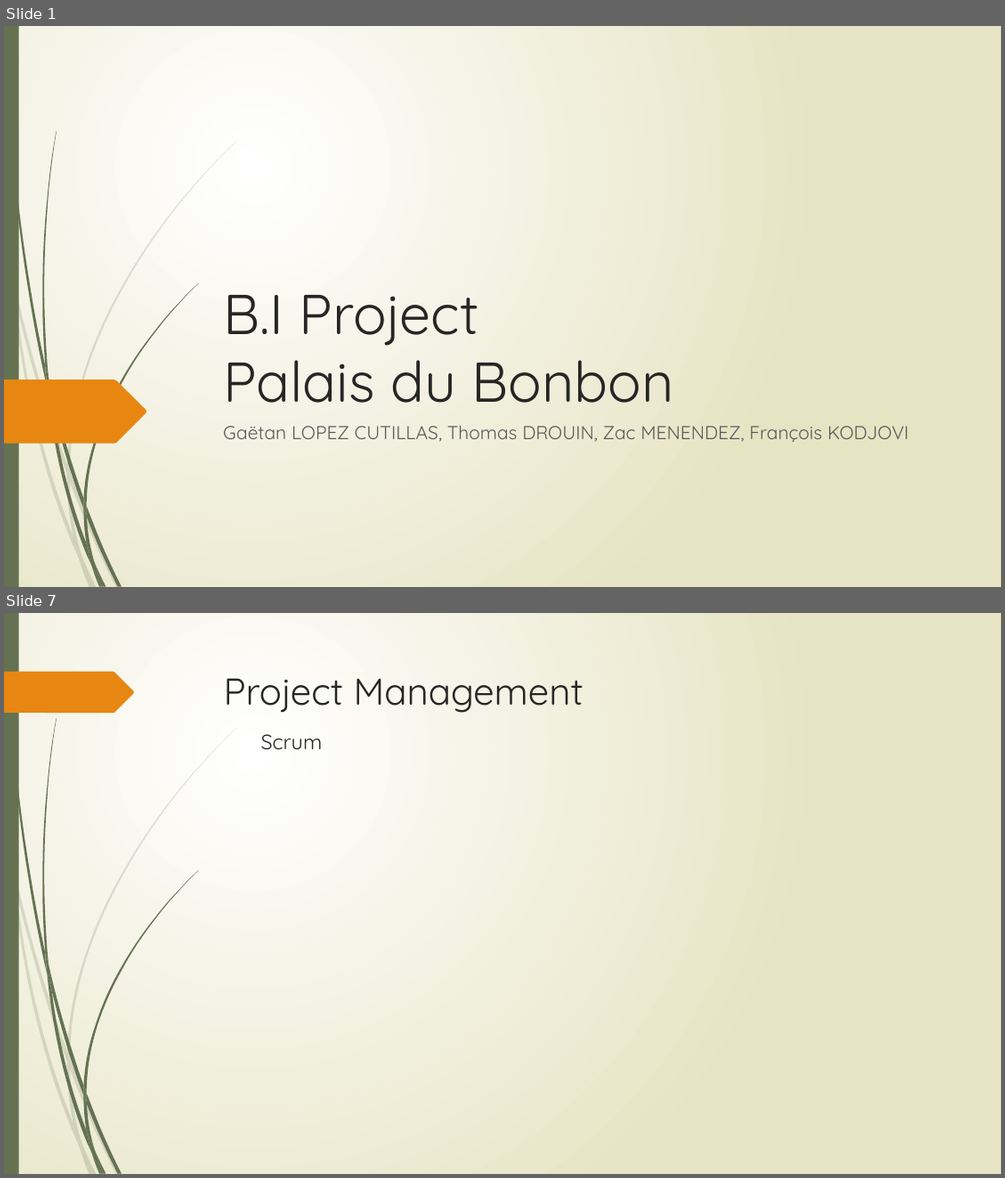
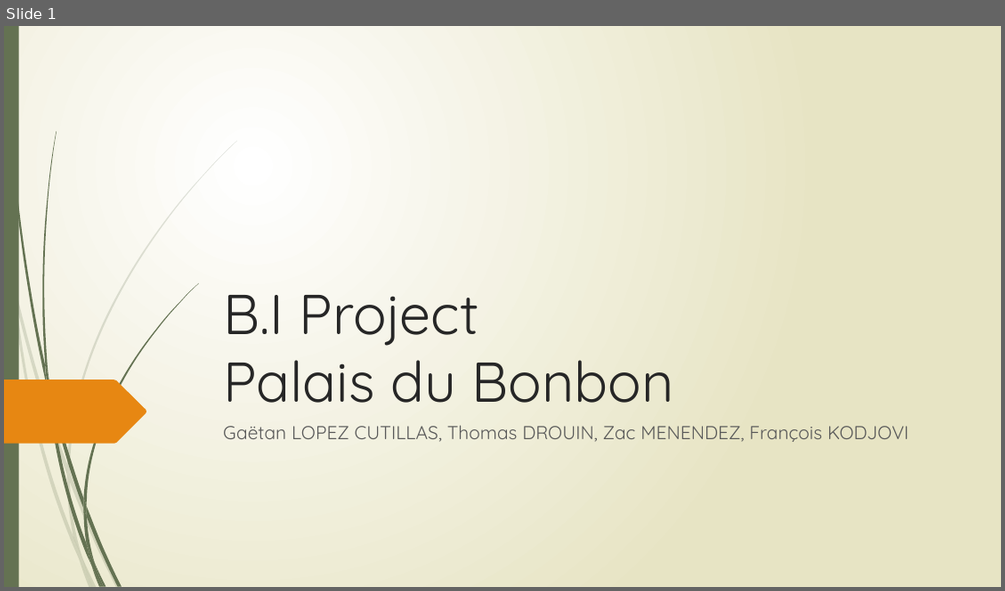
Before and after one commit to Gaetan90/ProjetBI, a slide deck: Projet BI.pptx. Shown one above the other, each under a label of ours: slides 1 and 7 before the commit, slide 1 after it; the slides between them are not shown. The pictures are 1005x1178 and 1005x591 pixels, drawn with LibreOffice and Linux fonts; fonts in the diff are those of the drawing. Boxes give left, top, right and bottom in pixels: in the first picture for what was removed or moved away, otherwise in the second. Text is boxed around its words. In the diff, an @@ line names an element or a change of style, - is before the commit and + after.

```diff
--- a/Projet BI.pptx
+++ b/Projet BI.pptx
@@ slide 7 removed at (4, 613, 1001, 1174), background gradient #FFFFFF to #E8E6C4; not listed: 23 template elements that a slide beside it also shows @@
@@ freeform shape removed at (4, 672, 134, 713) @@
@@ title removed at (224, 678, 583, 750) @@
-Project Management
-Scrum
```
Also in this commit, not shown: 5 slides changed, 10 slides added, 3 other slides removed.
